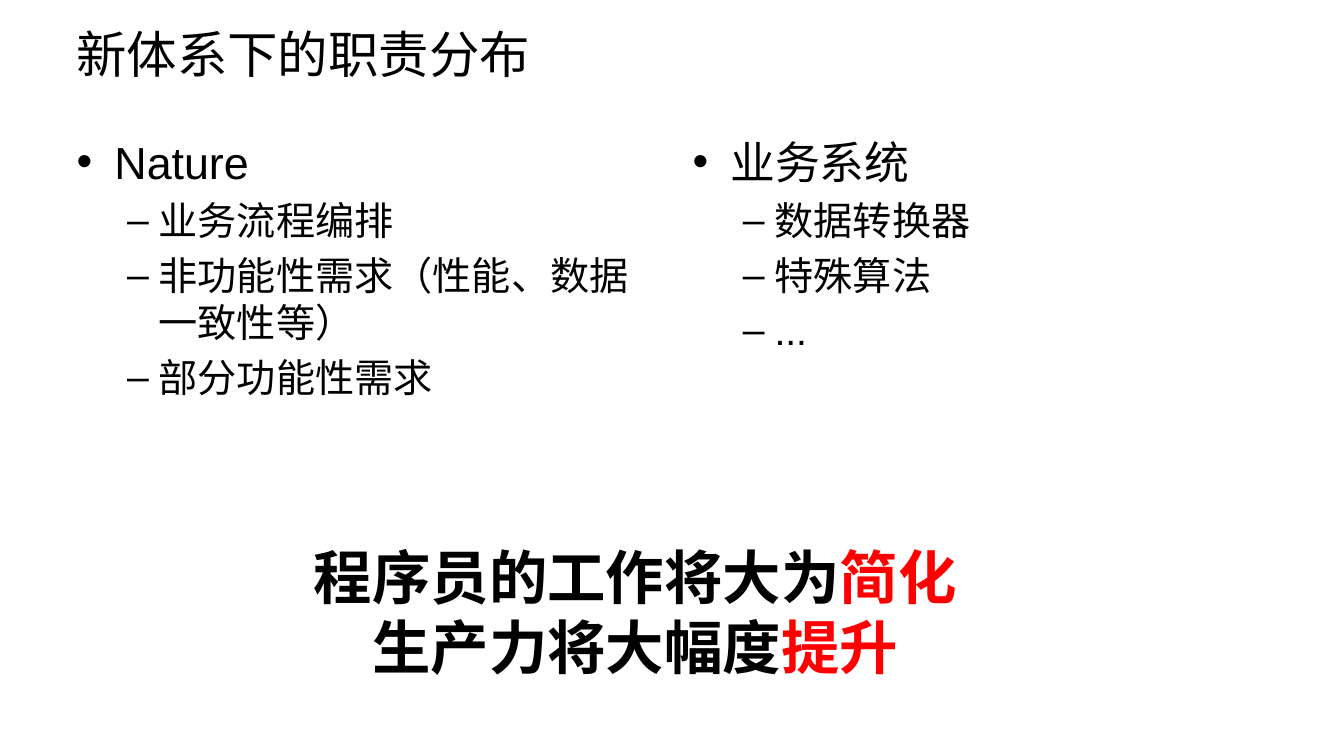
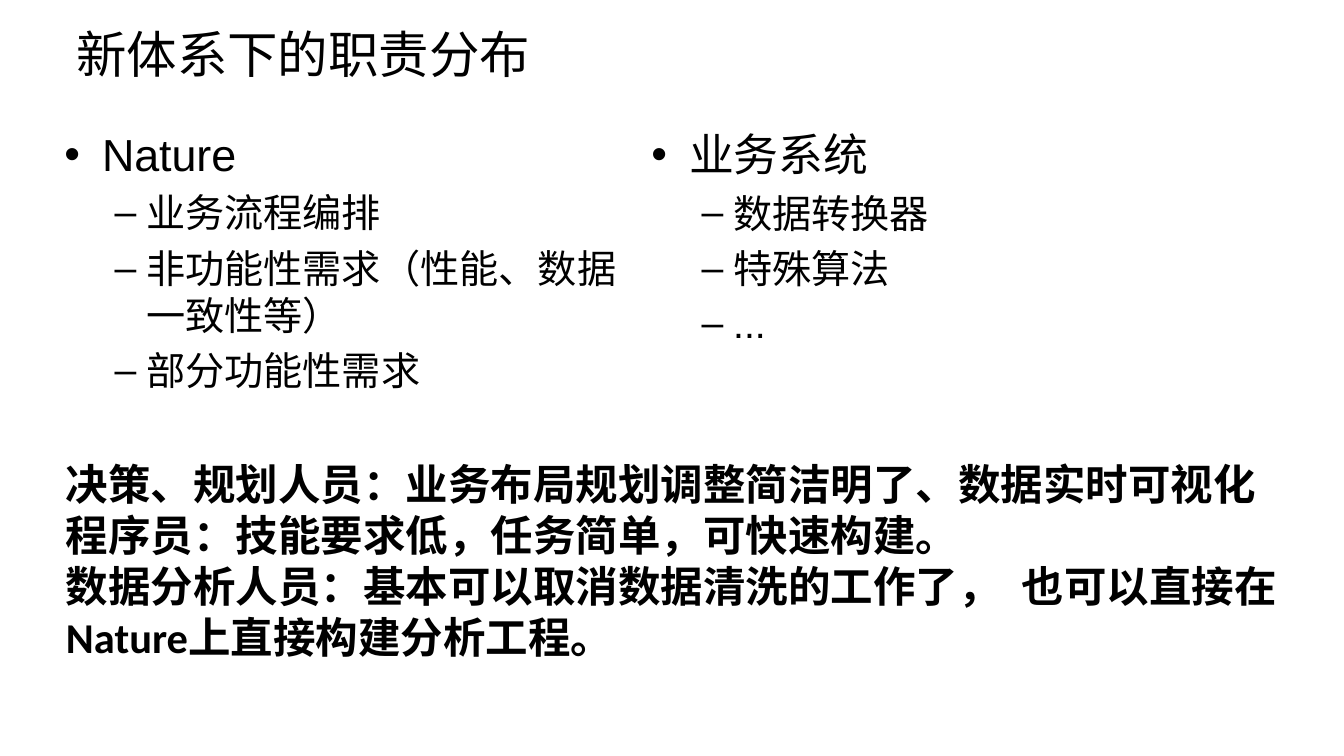
Before and after one commit to llxxbb/Nature, a slide deck: slide 20 of doc/ZH/Nature的商业价值.pptx (slide 18 before the commit). Drawn at 1344x756 pixels with LibreOffice and Linux fonts; fonts in the diff are those of the drawing; background and template pictures are left out. Boxes give left, top, right and bottom in pixels: in the first picture for what was removed or moved away, otherwise in the second. Text is boxed around its words. In the diff, an @@ line names an element or a change of style, - is before the commit and + after.

```diff
--- a/doc/ZH/Nature的商业价值.pptx
+++ b/doc/ZH/Nature的商业价值.pptx
@@ text "Nature": place and size @@
-text "Nature" at (114, 148, 629, 396)
+text "Nature" at (102, 140, 616, 389)
@@ text "业务系统": place and size @@
-text "业务系统" at (730, 141, 971, 294)
+text "业务系统" at (689, 133, 929, 287)
@@ text at (66, 463, 1277, 657): text changed; size 44 to 32 pt @@
-程序员的工作将大为简化
-生产力将大幅度提升
+决策、规划人员：业务布局规划调整简洁明了、数据实时可视化
+程序员：技能要求低，任务简单，可快速构建。
+数据分析人员：基本可以取消数据清洗的工作了， 也可以直接在Nature上直接构建分析工程。
```
Also in this commit, not shown: 7 other slides changed, 5 slides added, 1 slide removed, 27 other files.
